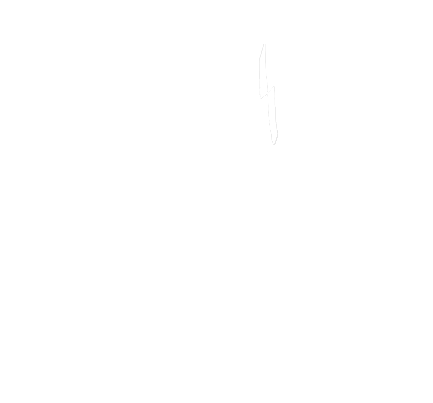
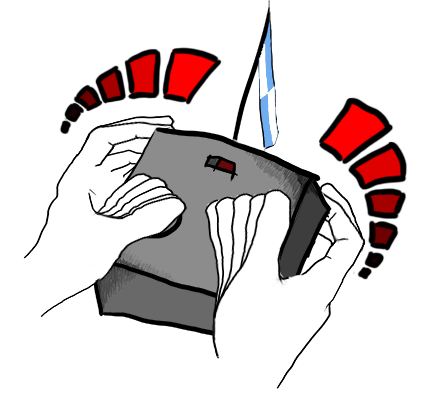
Two versions of the same layered image (433x403). Layer-by-layer changes:
renamed "Group 1" to "jumpBar", showed the group it (13 layers) over [59, 46, 408, 280]
showed group "Thumbs" (10 layers) over [87, 123, 292, 326]
showed "flag green" over [213, 0, 279, 150]
showed "Layer 0" (2nd of 2) over [23, 115, 365, 389]
showed group "Fingers" (4 layers) over [72, 115, 366, 275]
